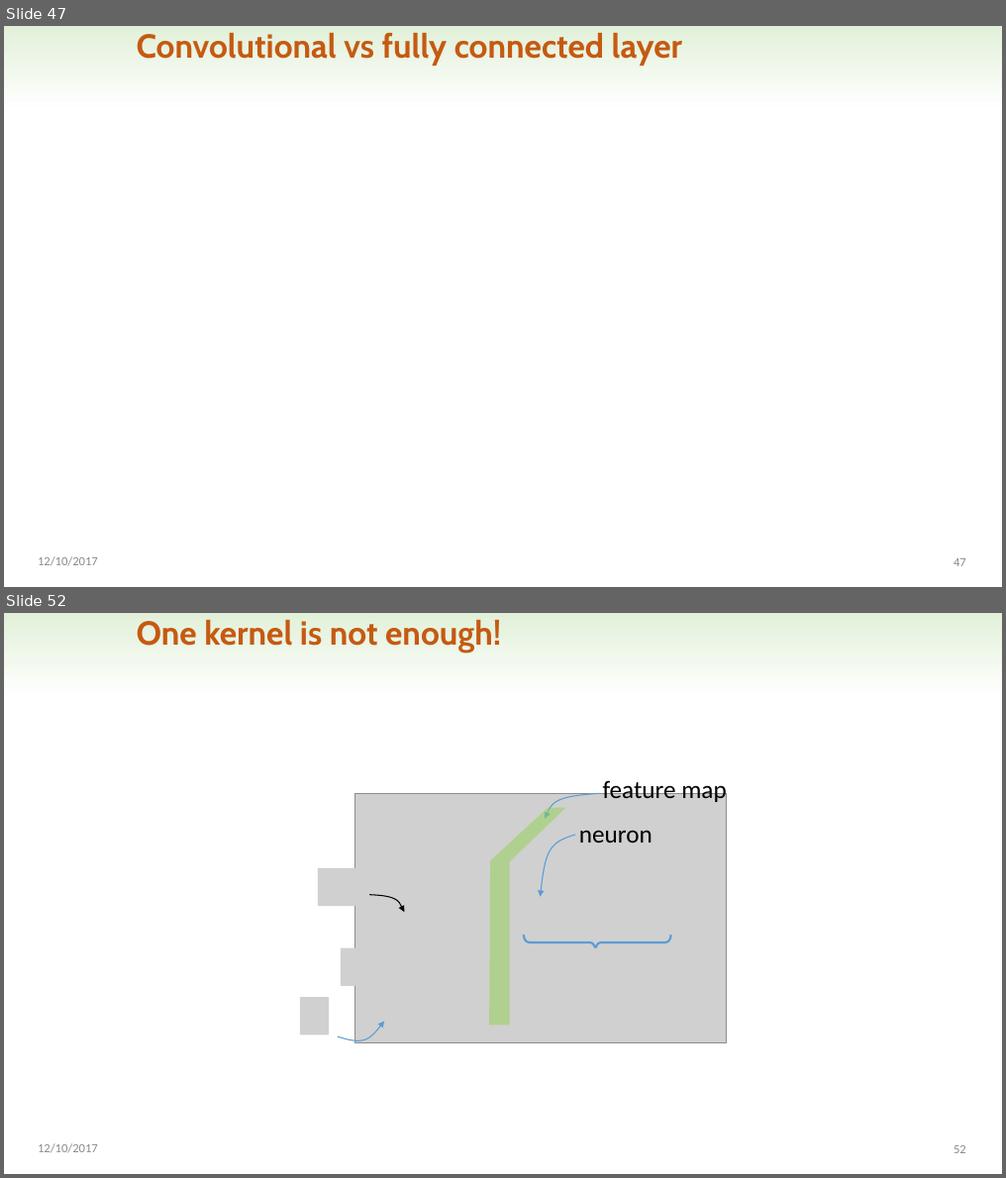
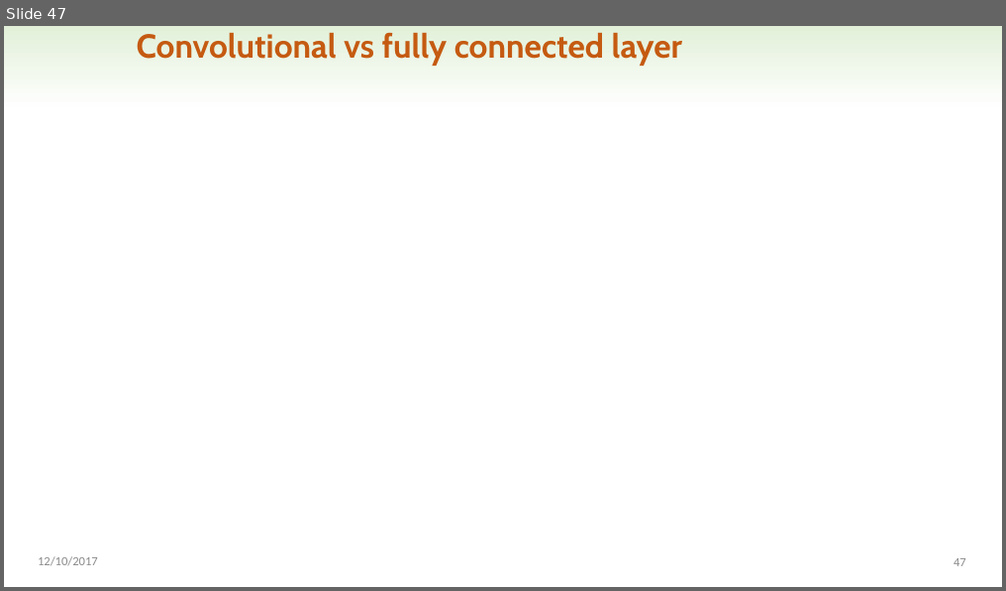
Before and after one commit to AnastasiiaNovikova/mml-minor-2017, a slide deck: lectures/lecture5.pptx. Shown one above the other, each under a label of ours: slides 47 and 52 before the commit, slide 47 after it; the slides between them are not shown. The pictures are 1006x1178 and 1006x591 pixels, drawn with LibreOffice and Linux fonts; fonts in the diff are those of the drawing; grey boxes stand for pictures. Boxes give left, top, right and bottom in pixels: in the first picture for what was removed or moved away, otherwise in the second. Text is boxed around its words. In the diff, an @@ line names an element or a change of style, - is before the commit and + after.

```diff
--- a/lectures/lecture5.pptx
+++ b/lectures/lecture5.pptx
@@ slide 52 removed at (x1=4, y1=613, x2=1002, y2=1174), background #FFFFFF; not listed: 1 template element that a slide beside it also shows @@
@@ title removed at (x1=137, y1=619, x2=501, y2=653) @@
-One kernel is not enough!
@@ text removed at (x1=603, y1=778, x2=726, y2=802) @@
-feature map
@@ freeform shape removed at (x1=489, y1=808, x2=566, y2=1026) @@
@@ freeform shape removed at (x1=545, y1=793, x2=598, y2=819) @@
@@ group removed at (x1=300, y1=793, x2=727, y2=1054): 9 pictures, 3 freeform shapes, 1 left brace, 1 text @@
-neuron
@@ text removed at (x1=38, y1=1144, x2=98, y2=1154) @@
-12/10/2017
@@ page number removed at (x1=953, y1=1146, x2=966, y2=1154) @@
-52
```
Also in this commit, not shown: 17 other slides removed, 3 other files.
